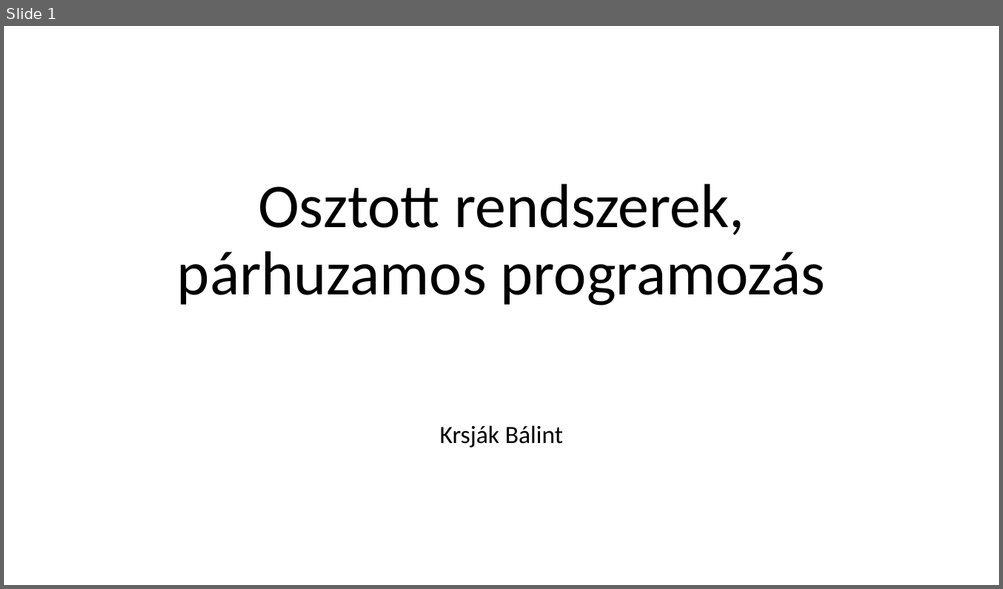
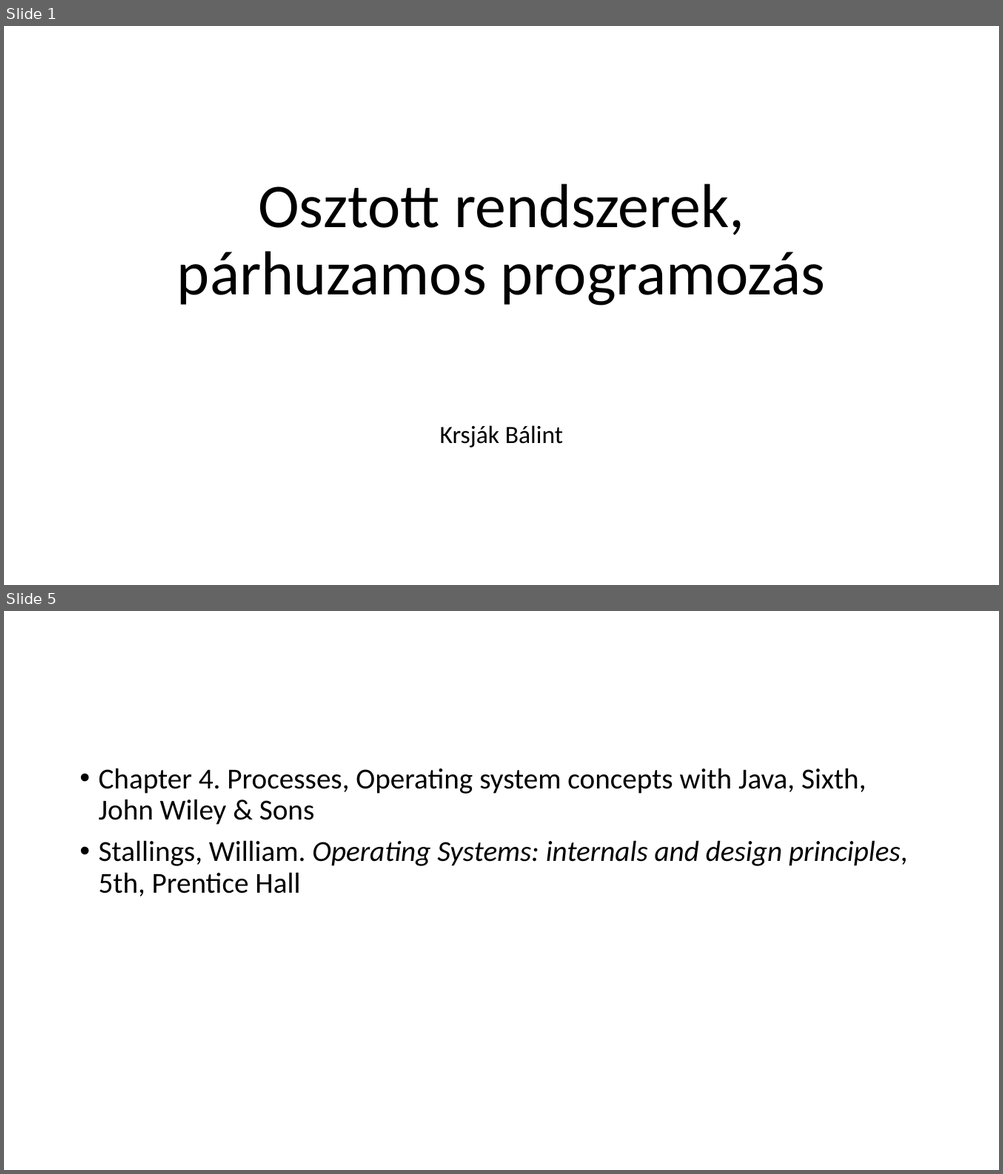
Before and after one commit to krsjakb/osztott-rendszerek-parhuzamos-programozas, a slide deck: Osztott rendszerek, párhuzamos programozás.pptx. Shown one above the other, each under a label of ours: slide 1 before the commit, slides 1 and 5 after it; the slides between them are not shown. The pictures are 1003x589 and 1003x1174 pixels, drawn with LibreOffice and Linux fonts; fonts in the diff are those of the drawing. Boxes give left, top, right and bottom in pixels: in the first picture for what was removed or moved away, otherwise in the second. Text is boxed around its words. In the diff, an @@ line names an element or a change of style, - is before the commit and + after.

```diff
--- a/Osztott rendszerek, párhuzamos programozás.pptx
+++ b/Osztott rendszerek, párhuzamos programozás.pptx
@@ slide 5 added at bbox=[4, 611, 999, 1170], background #FFFFFF @@
@@ text added at bbox=[99, 768, 908, 897], 28 pt, text #000000 @@
+• Chapter 4. Processes, Operating system concepts with Java, Sixth, John Wiley & Sons
+• Stallings, William. Operating Systems: internals and design principles, 5th, Prentice Hall
```
Also in this commit, not shown: 3 other slides added, 1 slide removed, 1 other file.
